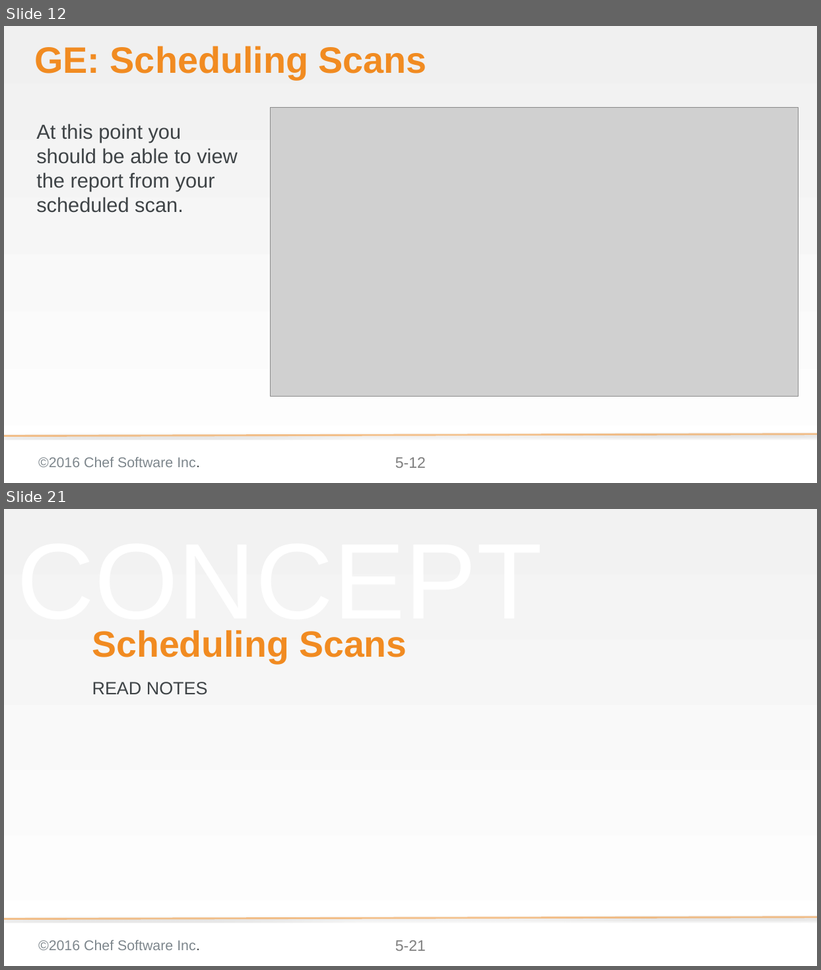
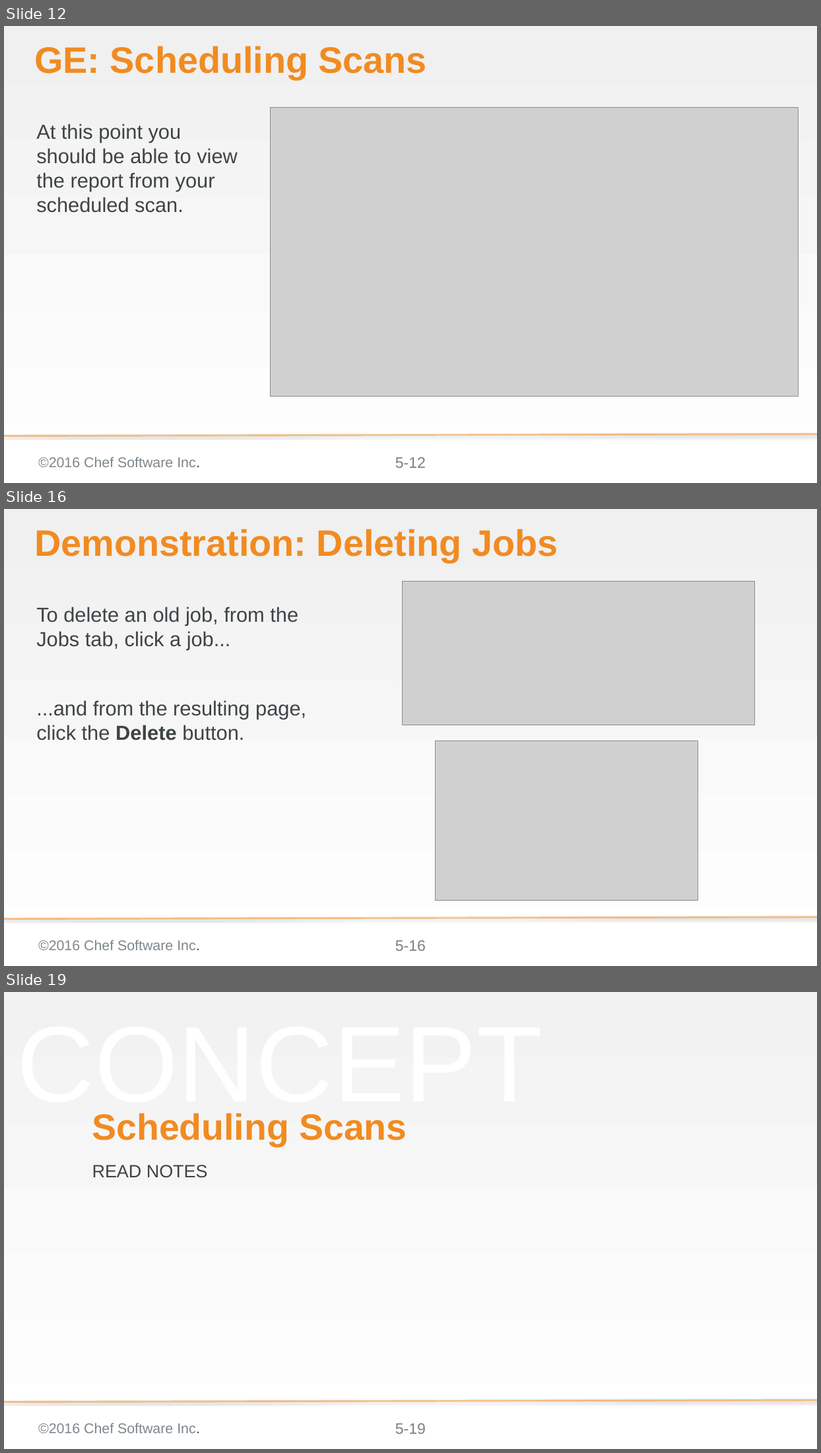
Before and after one commit to bchamby/chef-compliance-installation-configuration-operation, a slide deck: 05-scheduling-scans-reports.pptx. Shown one above the other, each under a label of ours: slides 12 and 21 before the commit, slides 12, 16 and 19 after it; the slides between them are not shown. The pictures are 821x970 and 821x1453 pixels, drawn with LibreOffice and Linux fonts; fonts in the diff are those of the drawing; grey boxes stand for pictures; background and template pictures are left out. Boxes give left, top, right and bottom in pixels: in the first picture for what was removed or moved away, otherwise in the second. Text is boxed around its words. In the diff, an @@ line names an element or a change of style, - is before the commit and + after.

```diff
--- a/05-scheduling-scans-reports.pptx
+++ b/05-scheduling-scans-reports.pptx
@@ slide 16 added at bbox=[4, 509, 817, 966], background gradient #F0F0F0 to #FFFFFF; not listed: 3 template elements that a slide beside it also shows @@
@@ title added at bbox=[34, 529, 558, 562], 58 pt, text #F18B21, bold @@
+Demonstration: Deleting Jobs
@@ picture added at bbox=[402, 581, 754, 725] @@
@@ text added at bbox=[36, 607, 306, 741], 32 pt, text #3E4346 @@
+To delete an old job, from the Jobs tab, click a job...
+...and from the resulting page, click the Delete button.
@@ picture added at bbox=[435, 741, 698, 900] @@
@@ what was slide 21 is now slide 19 @@
@@ page number at bbox=[395, 1424, 426, 1434]: text changed @@
-5-21
+5-19
```
Also in this commit, not shown: 5 slides changed, 2 other slides added, 6 slides removed.
